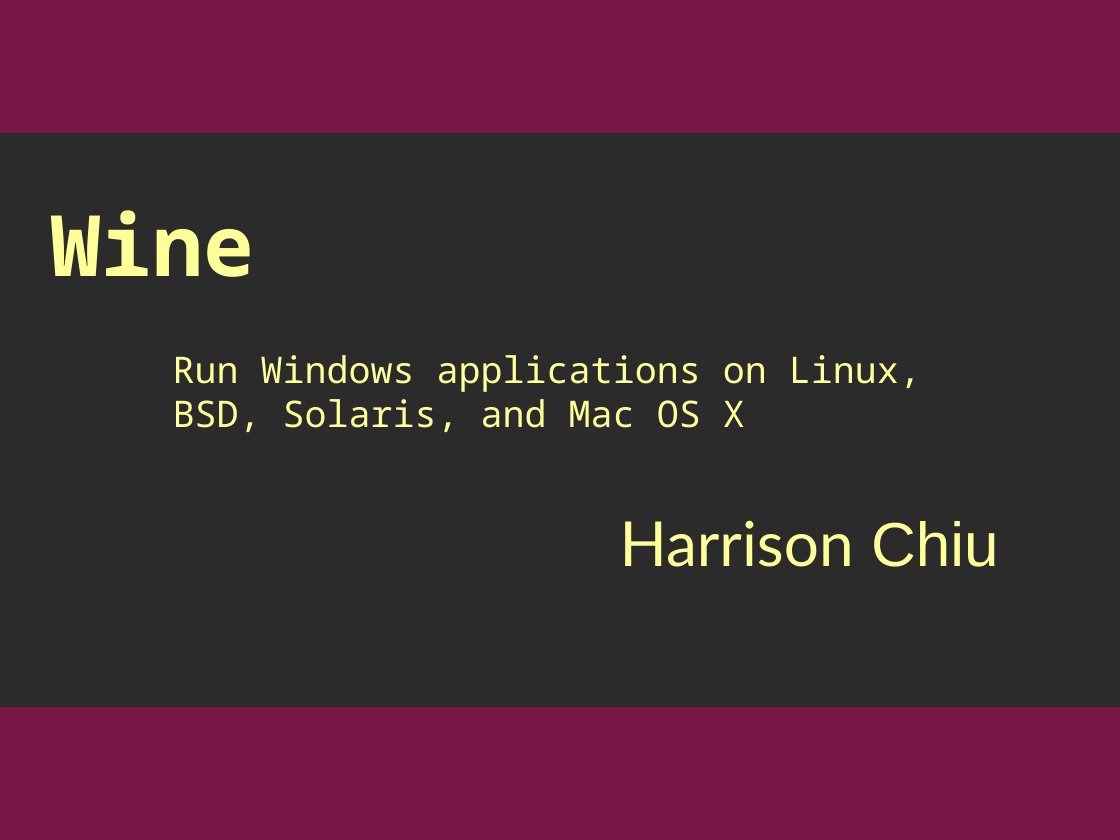
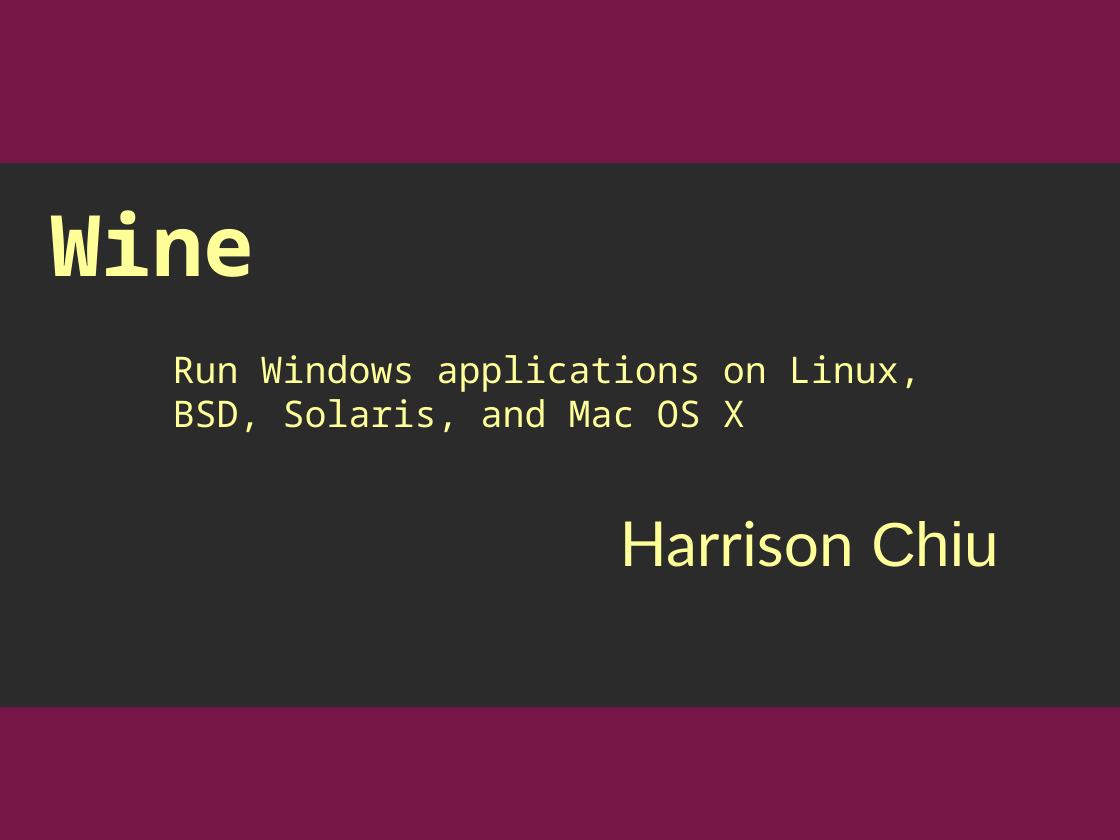
Before and after one commit to Applesauce136/wine-presentation, a slide deck: slide 1 of wine_pres.odp. Drawn at 1120x840 pixels with LibreOffice and Linux fonts; fonts in the diff are those of the drawing; background and template pictures are left out; a plain dark background stands for a picture behind light text. Boxes give left, top, right and bottom in pixels: in the first picture for what was removed or moved away, otherwise in the second. Text is boxed around its words. In the diff, an @@ line names an element or a change of style, - is before the commit and + after.

Commit message:
finished presentation

```diff
--- a/wine_pres.odp
+++ b/wine_pres.odp
@@ rectangle added at (x1=0, y1=0, x2=1120, y2=163), fill #761646, outline #761646 0 pt @@
```
Also in this commit, not shown: 1 other slide changed, 8 slides added.
